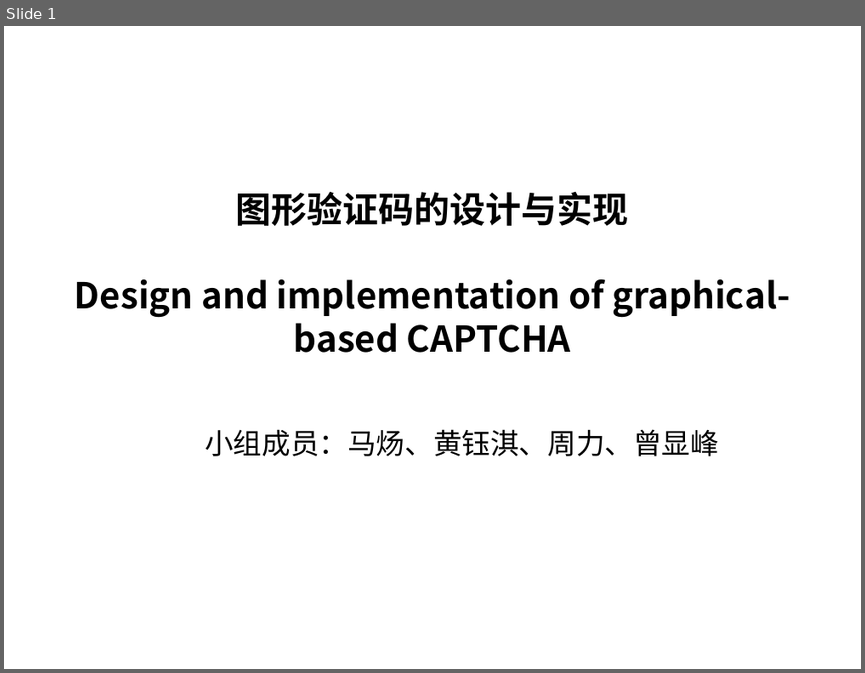
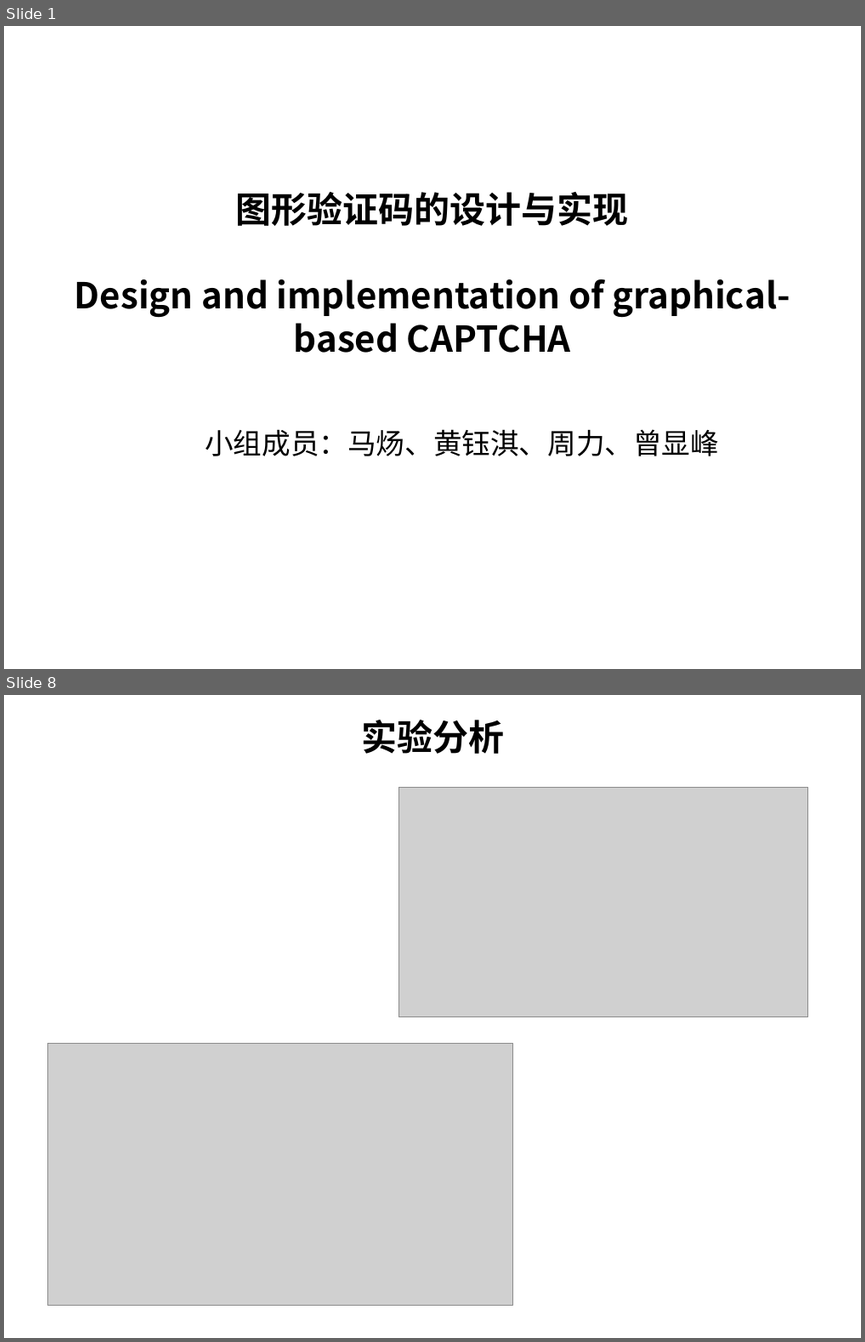
Before and after one commit to hyqPKU/secure, a slide deck: 图形验证码.pptx. Shown one above the other, each under a label of ours: slide 1 before the commit, slides 1 and 8 after it; the slides between them are not shown. The pictures are 865x673 and 865x1342 pixels, drawn with LibreOffice and Linux fonts; fonts in the diff are those of the drawing; grey boxes stand for pictures; background and template pictures are left out. Boxes give left, top, right and bottom in pixels: in the first picture for what was removed or moved away, otherwise in the second. Text is boxed around its words. In the diff, an @@ line names an element or a change of style, - is before the commit and + after.

```diff
--- a/图形验证码.pptx
+++ b/图形验证码.pptx
@@ slide 8 added at box(4, 695, 861, 1338), background picture (left out) @@
@@ text added at box(361, 720, 504, 754), 30 pt, text #000000, bold @@
+实验分析
@@ picture added at box(399, 787, 809, 1017) @@
@@ picture added at box(47, 1043, 512, 1305) @@
```
Also in this commit, not shown: 3 slides changed, 5 other slides added, 4 slides removed.
